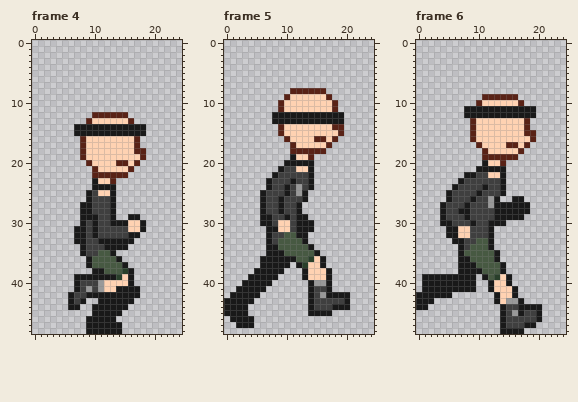
A pixel-art file gets an edit: michael_rl_run_strip6.ase. The first picture shows the starting point.
25x49 pixels, 6 frames. Shown: frame 4, frame 5, frame 6. The commit also changed other frames, which this record leaves out.
The same view after the edit:
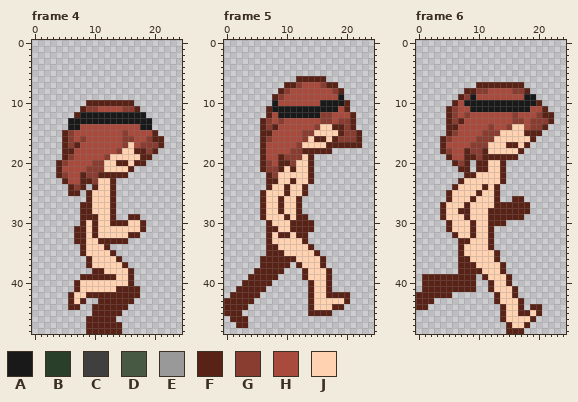
Palette (. is transparent): A #191919  B #293f2a  C #3f3f3f  D #475942  E #999999  F #592216  G #893c30  H #a84a3c  J #ffd2b2
The exact change:
layer "water shirt" now hidden
layer "forest hair" now shown
--- frame 4
@@ x 0..24 @@
  9 .........................
-10 .........................
-11 .........................
-12 ..........FFFFFF.........
-13 .........FJJJJJJF........
-14 .......AAAAAAAAAAAA......
-15 .......AAAAAAAAAAAA......
-16 ........FJJJJJJJJF.......
-17 ........FJJJJJJJJF.......
-18 ........FJJJJJJJJFF......
-19 ........FJJJJJJJJJF......
-20 .........FJJJJFFJF.......
-21 ..........FJJJJJF........
-22 ..........FFFFFF.........
-23 ..........AJJF...........
-24 ..........AAAA...........
-25 .........ACJJA...........
-26 .........ACCCA...........
-27 ........AACCCA...........
-28 ........AACCCA...........
-29 ........AAACCA..AA.......
-30 ........ACACCAAAJJA......
-31 .......AACACCCCCJJA......
-32 .......AACACCCCCAA.......
-33 .......AACCAAAAAA........
-34 ........ACCCAAAA.........
-35 ........ACCDDA...........
-36 .........ADDDDA..........
-37 .........ADDDDDA.........
-38 ..........AADDDBA........
-39 .......AAAAAAABJA........
-40 .......ACCCEJJJJA........
-41 .......ACECEJJAAAA.......
-42 ......ACCAAAAAAAAA.......
-43 ......ACA..AAAAAA........
-44 ......AA..AAAAAA.........
-45 ..........AAAAA..........
-46 .........AAAAA...........
-47 .........AAAAAA..........
-48 .........AAAAAA..........
+10 .........FFFFFFFF........
+11 ........FGGHHHHGGF.......
+12 .......FAAAAAAAAAAA......
+13 ......AAAAAAAAAAAAAA.....
+14 ......AAHHHHHHHHHHAA.....
+15 .....FGHHHHHHHHGHHHHF....
+16 .....FGHGHHHHHHGGHHGFF...
+17 .....FGFHHHHHHHGJHGGGF...
+18 .....FFHHHHHHHGJJFFGF....
+19 .....FGHHHHHGJJJJJFF.....
+20 ....FGHHHHGGJJFFJFF......
+21 ....FHHHHGGGJJJJF........
+22 ....FGHHFGGFFFFF.........
+23 .....FHHFFGJJF...........
+24 ......FGF.FJJF...........
+25 ......FF.FJJJF...........
+26 .........FJJJF...........
+27 ........FFJJJF...........
+28 ........FFJJJF...........
+29 ........FFFJJF..FF.......
+30 ........FJFJJFFFJJF......
+31 .......FFJFJJJJJJJF......
+32 .......FFJFJJJJJFF.......
+33 .......FFJJFFFFF.........
+34 ........FJJJF............
+35 ........FJJJJF...........
+36 .........FJJJJF..........
+37 .........FJJJJJF.........
+38 ..........FFJJJJF........
+39 ........FFFFFFJJF........
+40 .......FJJJJJJJJF........
+41 .......FJJJJJJFFFF.......
+42 ......FJJFFFFFFFFF.......
+43 ......FJF..FFFFFF........
+44 ......FF..FFFFFF.........
+45 ..........FFFFF..........
+46 .........FFFFF...........
+47 .........FFFFFF..........
+48 .........FFFFFF..........
--- frame 5
@@ x 0..24 @@
  5 .........................
- 6 .........................
- 7 .........................
- 8 ...........FFFFFF........
- 9 ..........FJJJJJJF.......
-10 .........FJJJJJJJJF......
-11 .........FJJJJJJJJF......
-12 ........AAAAAAAAAAAA.....
-13 ........AAAAAAAAAAAA.....
-14 .........FJJJJJJJJFF.....
-15 .........FJJJJJJJJJF.....
-16 ..........FJJJJFFJF......
-17 ...........FJJJJJF.......
-18 ...........FFFFFF........
-19 ...........AJJF..........
-20 ..........AAAAA..........
-21 .........ACCJJA..........
-22 ........ACCCCCA..........
-23 .......ACCCACCA..........
-24 .......ACCACECA..........
-25 ......ACCCACEA...........
-26 ......ACCACCCA...........
-27 ......ACCACCA............
-28 ......ACCACCA............
-29 ......AACCACAA...........
-30 ......AACJJCAAA..........
-31 .......AAJJCAAA..........
-32 .......ACCDDAA...........
-33 .......ACDDDDA...........
-34 .......AADDDDDA..........
-35 .......AAADDDDDA.........
-36 ......AAAAAADDBJA........
-37 ......AAAAA.ABJJA........
-38 .....AAAAA...AJJJA.......
-39 ....AAAAA....AJJJA.......
-40 ...AAAAA......AEEA.......
-41 ..AAAAA.......ACCA.......
-42 .AAAAA........ACEAAAA....
-43 AAAAA.........ACCCCCA....
-44 AAAA..........ACCCAAA....
-45 AAAA..........AAAA.......
-46 .AAAA....................
-47 ..AAA....................
+ 6 ............FFFFF........
+ 7 ..........FFGHHHGFF......
+ 8 .........FGHHHHHHHGF.....
+ 9 ........FGHHHHHHHHHA.....
+10 ........AHHHHHHHAAAAF....
+11 .......FAAAAAAAAAAAHF....
+12 .......FHAAAAAAAGGHHHF...
+13 ......FGHGHHHHHHGGHGGF...
+14 ......FGFHHHHHHGJJFFGF...
+15 ......FFHHHHHGGJJJJFGGF..
+16 ......FGHHHHHGJFFJFGGGF..
+17 ......FHHHHHGJJJJFFFFFF..
+18 ......FHHHHGGFFFFF.......
+19 ......FHHFGGGJF..........
+20 ......FGHFFGJJF..........
+21 ......FGGFJFJJF..........
+22 .......FGJJJJJF..........
+23 .......FFJJFJJF..........
+24 .......FJJFJJF...........
+25 ......FJJJFJJF...........
+26 ......FJJFJJF............
+27 ......FJJFJJF............
+28 ......FJJFJJF............
+29 ......FJJJFJFF...........
+30 .......FJJJFFFF..........
+31 .......FFJJFFFF..........
+32 .......FJFFJFF...........
+33 .......FJJJJJF...........
+34 .......FFJJJJJF..........
+35 .......FFFJJJJJF.........
+36 ......FFFFFFJJJJF........
+37 ......FFFFF.FJJJF........
+38 .....FFFFF...FJJJF.......
+39 ....FFFFF....FJJJF.......
+40 ...FFFFF......FJJF.......
+41 ..FFFFF.......FJJF.......
+42 .FFFFF........FJJFFFF....
+43 FFFFF.........FJJJJJF....
+44 FFFF..........FJJJFF.....
+45 FFF...........FFFF.......
+46 .FFF.....................
+47 ..FF.....................
 48 .........................
--- frame 6
@@ x 0..24 @@
  6 .........................
- 7 .........................
- 8 .........................
- 9 ...........FFFFFF........
-10 ..........FJJJJJJF.......
-11 ........AAAAAAAAAAAA.....
-12 ........AAAAAAAAAAAA.....
-13 .........FJJJJJJJJF......
-14 .........FJJJJJJJJF......
-15 .........FJJJJJJJJFF.....
-16 .........FJJJJJJJJJF.....
-17 ..........FJJJJFFJF......
-18 ...........FJJJJJF.......
-19 ...........FFFFFF........
-20 ...........AJJF..........
-21 ..........AAAAA..........
-22 ........AACCJJA..........
-23 .......ACCCCCCA..........
-24 ......ACCCCACCA..........
-25 .....ACCCCACCCA..........
-26 .....ACCCACCEA..AA.......
-27 ....ACCCACCCEAAAAAA......
-28 ....ACCAACCCCAAAAAA......
-29 ....ACCCACCCCAAAAA.......
-30 ....AACCCACCAAA..........
-31 .....AAJJCCCA............
-32 .....AAJJCCCA............
-33 ......AACCDDA............
-34 .......ACDDDA............
-35 .......ADDDDDA...........
-36 .......AADDDDA...........
-37 .......AAADDDDA..........
-38 .......AAAADDDA..........
-39 .AAAAAAAAA.ADBJA.........
-40 .AAAAAAAAA..AJJA.........
-41 .AAAAAAAAA..AJJJA........
-42 AAAAAA.......AJJA........
-43 AAA..........AJEEA.......
-44 AA............ACCAAAA....
-45 ..............ACEACCA....
-46 ..............ACCCCCA....
-47 ..............ACCCAA.....
-48 ..............AAAA.......
+ 7 ..........FFFFFFFF.......
+ 8 ........FFGGHHHHGGF......
+ 9 .......FGAHHHHHHHHAA.....
+10 ......FHAAAAAAAAAAAAF....
+11 .....FGHHAAAAAAAAAAHHF...
+12 .....FGHGHHHHHHHGHHHGFF..
+13 .....FGFHHHHHHHHGGHGGGF..
+14 .....FFHHHHHGHHGJJHGGF...
+15 .....FGHHHHGGGJJJJFFF....
+16 ....FGHHHHGGGJJJJJJF.....
+17 ....FHHHHGGGJJJFFJF......
+18 ....FGHHFGGFJJJJJF.......
+19 .....FHHFFGFFFFFF........
+20 ......FGF.FFJJF..........
+21 .......FF.FFJJF..........
+22 ........FFJJJJF..........
+23 .......FJJJJJJF..........
+24 ......FJJJJFJF...........
+25 .....FJJJJFJJF...........
+26 .....FJJJFJJJF..FF.......
+27 ....FJJJFJJJJFFFFFF......
+28 ....FJJFFJJJFFFFFFF......
+29 ....FJJJFJJJFFFFFF.......
+30 .....FJJJFJJFFF..........
+31 .....FJJJFJJF............
+32 ......FJJFJJF............
+33 .......FFJJJF............
+34 .......FJJJJF............
+35 .......FJJJJJF...........
+36 .......FFJJJJF...........
+37 .......FFFJJJJF..........
+38 .......FFFFJJJF..........
+39 .FFFFFFFFF.FJJJF.........
+40 .FFFFFFFFF..FJJF.........
+41 .FFFFFFFFF..FJJJF........
+42 FFFFFF.......FJJF........
+43 FFF..........FJJJF.......
+44 FF............FJJF.FF....
+45 ..............FJJFFJF....
+46 ..............FJJJJF.....
+47 ...............FJJF......
+48 ...............FFF.......
Where, in picture pixels (left, top, right, bottom), the same in both pictures:
changed: (56, 100, 164, 334)
changed: (224, 76, 362, 328)
changed: (416, 82, 554, 334)
